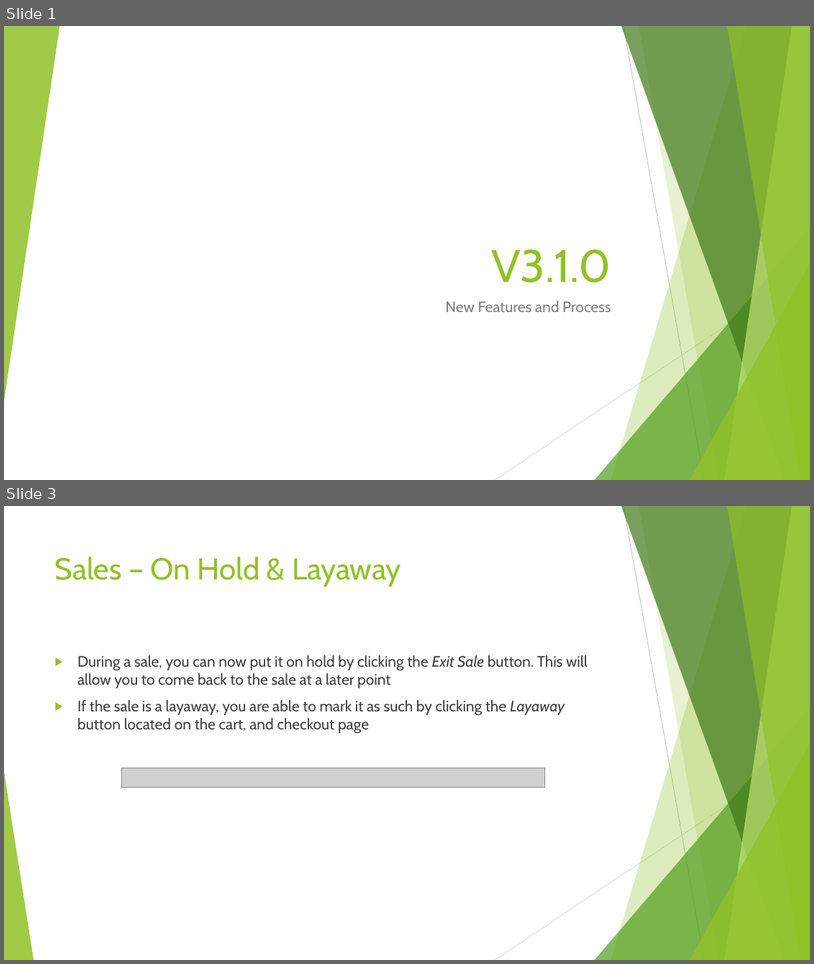
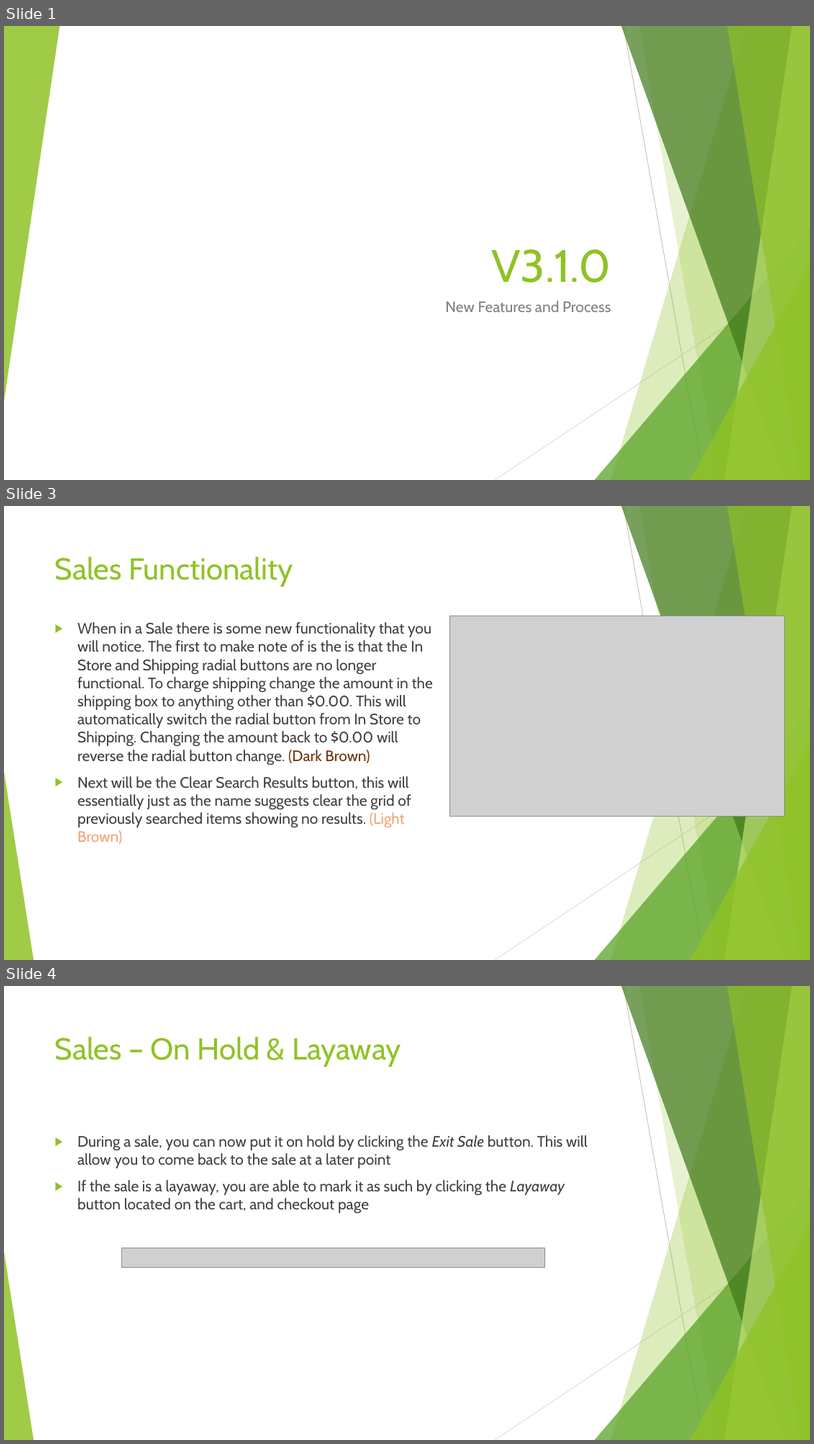
Before and after one commit to SweetSpotProShop/SweetSpot-Documentation, a slide deck: Release Powerpoints/V3.1.0 - WIP.pptx. Shown one above the other, each under a label of ours: slides 1 and 3 before the commit, slides 1, 3 and 4 after it; the slides between them are not shown. The pictures are 814x964 and 814x1444 pixels, drawn with LibreOffice and Linux fonts; fonts in the diff are those of the drawing; grey boxes stand for pictures. Boxes give left, top, right and bottom in pixels: in the first picture for what was removed or moved away, otherwise in the second. Text is boxed around its words. In the diff, an @@ line names an element or a change of style, - is before the commit and + after.

```diff
--- a/Release Powerpoints/V3.1.0 - WIP.pptx
+++ b/Release Powerpoints/V3.1.0 - WIP.pptx
@@ slide 3 added at [4,506,810,960], background #FFFFFF; not listed: 10 template elements that a slide beside it also shows @@
@@ title added at [55,556,293,587], 36 pt, text #90C226 @@
+Sales Functionality
@@ text added at [77,622,433,844], 18 pt, text #404040 @@
+▶ When in a Sale there is some new functionality that you will notice. The first to make note of is the is that the In Store and Shipping radial buttons are no longer functional. To charge shipping change the amount in the shipping box to anything other than $0.00. This will automatically switch the radial button from In Store to Shipping. Changing the amount back to $0.00 will reverse the radial button change. (Dark Brown)
+▶ Next will be the Clear Search Results button, this will essentially just as the name suggests clear the grid of previously searched items showing no results. (Light Brown)
@@ picture added at [450,616,785,816] @@
@@ what was slide 3 is now slide 4 @@
```
Also in this commit, not shown: 1 slide changed, 1 other file.
